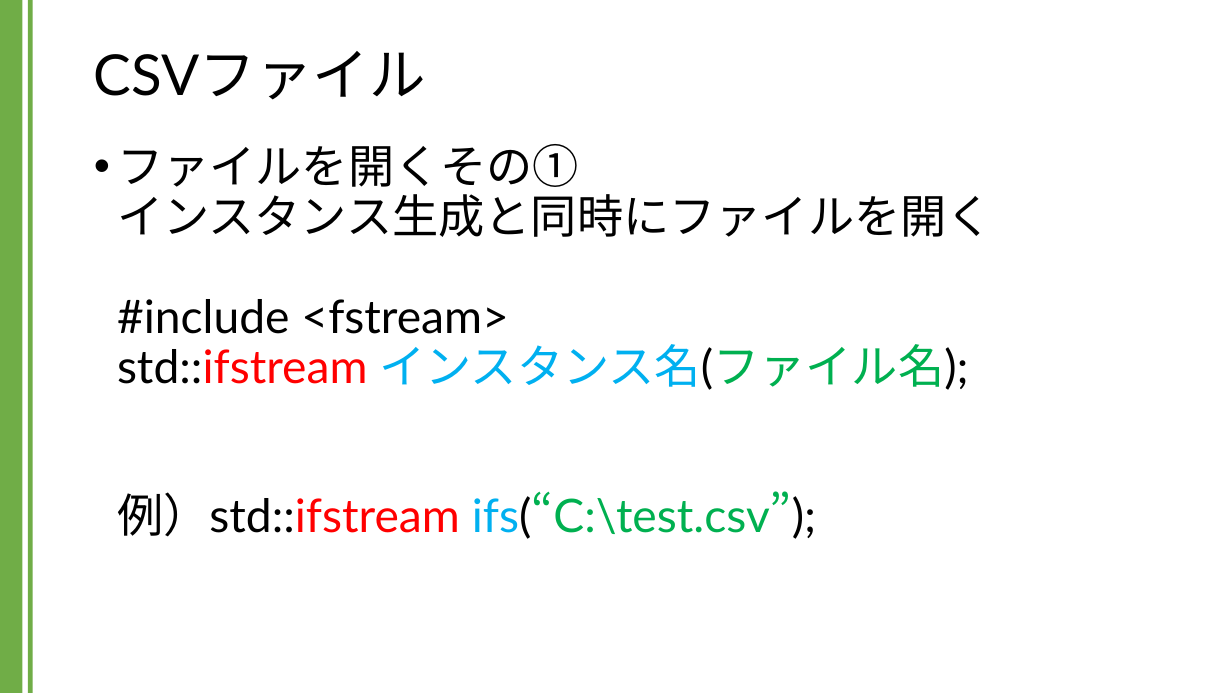
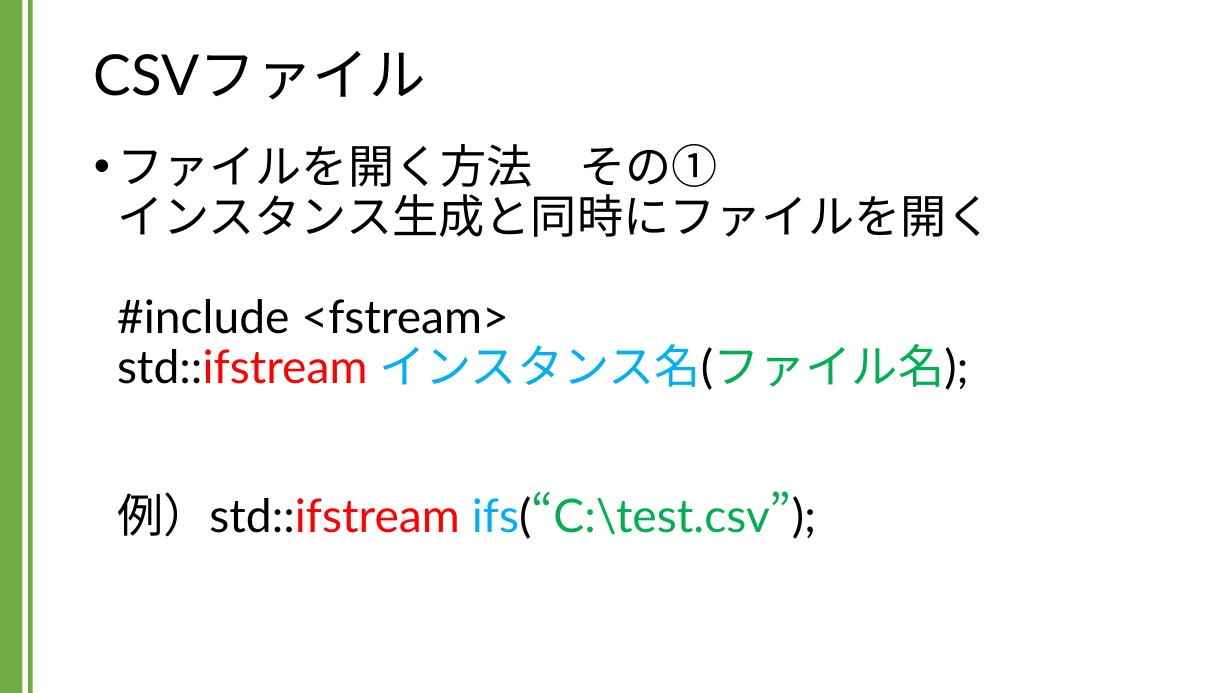
Before and after one commit to kic-murata/cpp2024, a slide deck: slide 9 of 授業資料/講義資料：CSVファイル.pptx. Drawn at 1232x693 pixels with LibreOffice and Linux fonts; fonts in the diff are those of the drawing. Boxes give left, top, right and bottom in pixels: in the first picture for what was removed or moved away, otherwise in the second. Text is boxed around its words. In the diff, an @@ line names an element or a change of style, - is before the commit and + after.

```diff
--- a/授業資料/講義資料：CSVファイル.pptx
+++ b/授業資料/講義資料：CSVファイル.pptx
@@ text at box(117, 144, 993, 539): text changed @@
-• ファイルを開くその①
-  インスタンス生成と同時にファイルを開く
-  #include <fstream>
-  std::ifstream インスタンス名(ファイル名);
-  例）std::ifstream ifs(“C:\test.csv”);
+• ファイルを開く方法 その①
+  インスタンス生成と同時にファイルを開く
+  #include <fstream>
+  std::ifstream インスタンス名(ファイル名);
+  例）std::ifstream ifs(“C:\test.csv”);
```
Also in this commit, not shown: 7 other slides changed.
